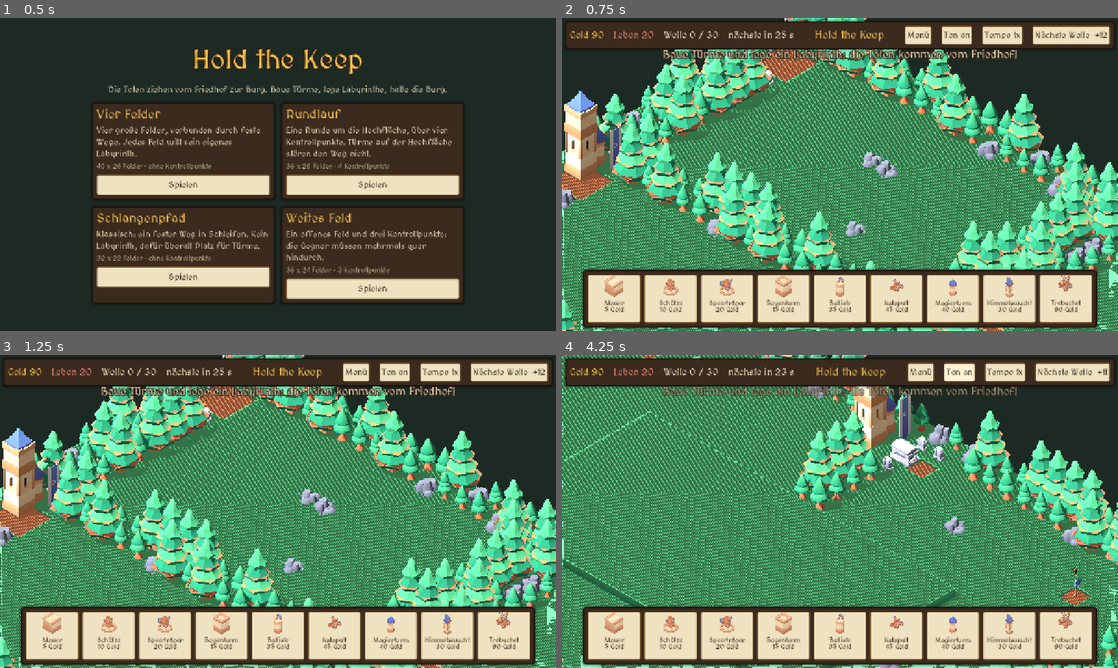
Above: before the commit, frames 1-4 (two rows, left to right).
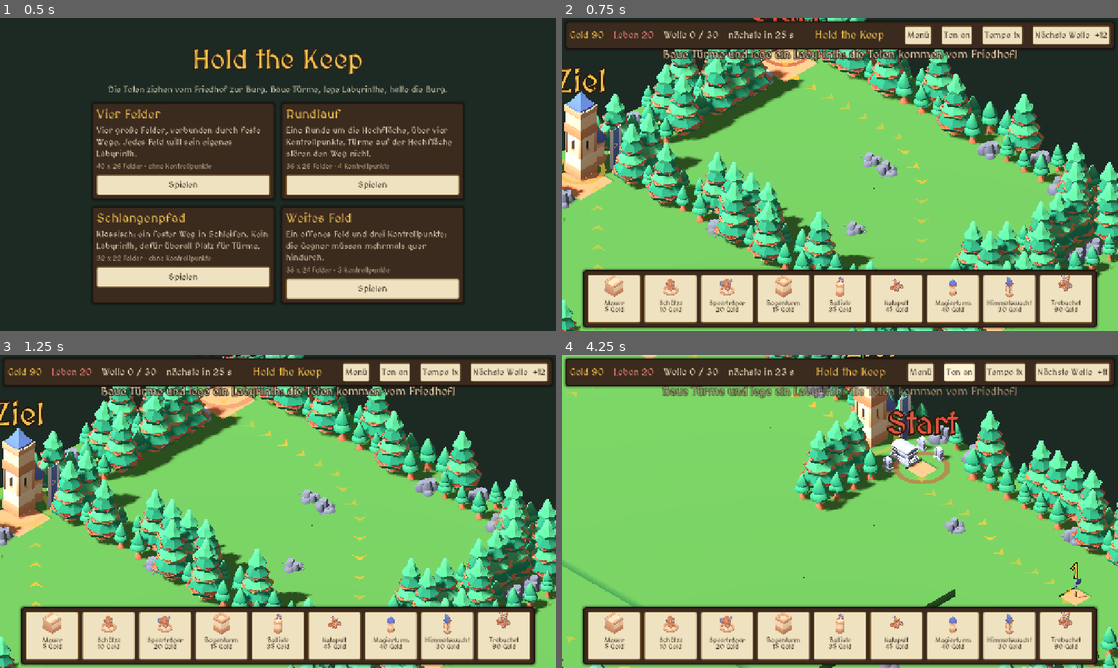
Above: after the commit, the same moments.

Repository: aikitori/hold-the-keep
Game: Godot game, scene res://scenes/menu.tscn
Same seed, same stepped clock (60 frames per second), same inputs: the game is played once before the commit and once after it.
Inputs:
- Up to frame 1 (0.5 s): no input
- Up to frame 2 (0.75 s): click "Spielen" at 0.5 s
- Up to frame 3 (1.25 s): no input
- Up to frame 4 (4.25 s): click "Menü" at 1.25 s; click "Spielen" at 2 s; click "Ton an" at 2.75 s; click "Ton aus" at 3.5 s

Frame 1 is identical in both runs. In frame 2, 42% of the frame differs, in the area x 0-100%, y 0-100%; in frame 3, 41%; in frame 4, 57%.

Commit message:
Figuren auf dem Handy sichtbar, Wegspur, Start und Ziel markiert
Skelett-Figuren (Mensch, Ork) werden vorab in Einzelbilder umgerechnet, weil
Handy-Browser kein Skinning zeichnen. Boden wirft keinen Schatten mehr (keine
Streifen und hellen Dreiecke), Schattenbereich deckt das ganze Bild ab.
Der Gegnerweg liegt als Pfeilspur auf dem Boden, beim Bauen mit Vorschau des
neuen Wegs. Große Schilder und pulsierende Ringe für Start und Ziel.

Co-Authored-By: Claude Opus 5.5 <noreply@anthropic.com>

Diff:
--- a/project.godot
+++ b/project.godot
@@ -34,3 +34,4 @@
 
 Sfx="*res://scripts/sfx.gd"
 UiScale="*res://scripts/ui_scale.gd"
+FigureStage="*res://scripts/figure_stage.gd"
--- a/scripts/board.gd
+++ b/scripts/board.gd
@@ -114,6 +114,16 @@
 	return BuildCheck.OK if ok else BuildCheck.BLOCKS_PATH
 
 
+## Ganzer Weg, als stünde auf `at` schon ein Turm (Vorschau beim Bauen).
+func full_path_with(at: Vector2i) -> Array[Vector2i]:
+	if map.cell(at) == MapData.Cell.HIGH or not walkable(at):
+		return full_path()
+	_astar.set_point_solid(at, true)
+	var path := full_path()
+	_astar.set_point_solid(at, false)
+	return path
+
+
 func place(at: Vector2i, tower: Variant) -> void:
 	towers[at] = tower
 	if map.cell(at) != MapData.Cell.HIGH:
--- a/scripts/camera_rig.gd
+++ b/scripts/camera_rig.gd
@@ -5,7 +5,7 @@
 
 const MIN_SIZE := 7.0
 const MAX_SIZE := 26.0
-const DISTANCE := 40.0
+const DISTANCE := 25.0
 
 var camera := Camera3D.new()
 var bounds := Rect2(0, 0, 40, 26)
--- a/scripts/dev/logic_test.gd
+++ b/scripts/dev/logic_test.gd
@@ -20,6 +20,14 @@
 	var board := Board.new(map)
 	var path := board.full_path()
 	_check(path.size() > 40 and path[-1] == map.keep, "Weg vom Friedhof zur Burg führt durch alle Felder (%d Schritte)" % path.size())
+	var grass_step := Vector2i(-1, -1)
+	for cell in path:
+		if map.cell(cell) == MapData.Cell.GRASS:
+			grass_step = cell
+			break
+	var preview := board.full_path_with(grass_step)
+	_check(not preview.has(grass_step) and preview[-1] == map.keep and board.full_path() == path,
+			"Wegvorschau umgeht das geplante Feld und ändert den Weg nicht")
 	_check(board.check_build(Vector2i(19, 10)) == Board.BuildCheck.NOT_GRASS, "Auf dem festen Weg kann nicht gebaut werden")
 	_check(board.check_build(Vector2i(0, 0)) == Board.BuildCheck.NOT_GRASS, "Im Wald kann nicht gebaut werden")
 	# Ausgang von Feld A (x 17, y 2..11) zumauern: der letzte Stein muss abgelehnt werden.
--- a/scripts/enemy.gd
+++ b/scripts/enemy.gd
@@ -25,7 +25,7 @@
 var _burn := 0.0
 var _burn_time := 0.0
 var _lift := 0.0
-var _anim: AnimationPlayer
+var _anim: Figure
 var _bob := randf() * TAU
 var _fire: Node3D
 
@@ -42,16 +42,12 @@
 	is_boss = def.get("boss", false)
 	air = def.get("air", false)
 	_lift = def["lift"]
-	var model := Models.make(def["model"])
+	_anim = Figure.create(def["model"])
 	var size: float = def.get("size", 1.0) * 1.15
-	model.scale = Vector3(size, size, size)
-	add_child(model)
-	for node in model.find_children("*", "AnimationPlayer", true, false):
-		_anim = node
-		break
-	if _anim != null and _anim.has_animation("walk"):
-		_anim.play("walk")
-		_anim.speed_scale = speed * 1.4
+	_anim.scale = Vector3(size, size, size)
+	add_child(_anim)
+	_anim.speed_scale = speed * 1.4
+	_anim.play("walk")
 	if air:
 		var shadow := MeshInstance3D.new()
 		var disc := CylinderMesh.new()
@@ -123,9 +119,8 @@
 	alive = false
 	game.enemy_killed(self)
 	Sfx.play_at(&"boss_die" if is_boss else &"bones" if kind == &"skeleton" else &"ghost" if air else &"die", position)
-	if _anim != null and _anim.has_animation("die"):
-		_anim.speed_scale = 1.0
-		_anim.play("die")
+	_anim.speed_scale = 1.0
+	_anim.play("die")
 	var tween := create_tween()
 	tween.tween_interval(0.7)
 	tween.tween_property(self, "scale", Vector3(0.01, 0.01, 0.01), 0.25)
--- /dev/null
+++ b/scripts/figure.gd
@@ -0,0 +1,120 @@
+class_name Figure
+extends Node3D
+## Animierte Figur. Figuren mit Skelett (Mini Dungeon) zeichnen manche Handy-Browser nicht: Skinning läuft
+## dort nicht. Darum werden ihre Animationen einmal vorab in feste Meshes umgerechnet und als Daumenkino
+## abgespielt. Figuren ohne Skelett (Graveyard Kit) behalten ihren AnimationPlayer.
+
+const FPS := 15.0
+const BAKED: Array[String] = ["walk", "idle", "die"]
+
+## key -> {anim: [ [Mesh je Teil], ... je Bild ]}
+static var _frames: Dictionary = {}
+## key -> [Transform3D je Teil]
+static var _parts: Dictionary = {}
+
+var speed_scale := 1.0
+var _key: String
+var _player: AnimationPlayer
+var _instances: Array[MeshInstance3D] = []
+var _anim := ""
+var _time := 0.0
+var _loop := true
+
+
+static func create(key: String) -> Figure:
+	var figure := Figure.new()
+	figure._key = key
+	var model := Models.make(key)
+	var skinned := false
+	for node in model.find_children("*", "MeshInstance3D", true, false):
+		skinned = skinned or (node as MeshInstance3D).skin != null
+	# Ohne Grafik (Tests mit --headless) gibt es kein Skelett zum Umrechnen.
+	if not skinned or DisplayServer.get_name() == "headless":
+		figure.add_child(model)
+		for node in model.find_children("*", "AnimationPlayer", true, false):
+			figure._player = node
+			break
+		return figure
+	model.free()
+	_bake(key)
+	for t: Transform3D in _parts[key]:
+		var part := MeshInstance3D.new()
+		part.transform = t
+		figure.add_child(part)
+		figure._instances.append(part)
+	figure._show(BAKED[1], 0)
+	return figure
+
+
+## Jede Animation in Bilder zu FPS zerlegen, jedes Bild als festes Mesh je Teil.
+static func _bake(key: String) -> void:
+	if _frames.has(key):
+		return
+	# Skinning braucht den Szenenbaum. Während die Hauptszene aufgebaut wird, nimmt root keine Kinder an,
+	# darum kommt das Modell unter den Autoload FigureStage.
+	var model := Models.make(key)
+	var stage: Node = (Engine.get_main_loop() as SceneTree).root.get_node("FigureStage")
+	stage.add_child(model)
+	var meshes: Array[MeshInstance3D] = []
+	var transforms: Array[Transform3D] = []
+	for node in model.find_children("*", "MeshInstance3D", true, false):
+		meshes.append(node)
+		transforms.append(Models._relative(node, model))
+	var player: AnimationPlayer = model.find_children("*", "AnimationPlayer", true, false)[0]
+	var anims := {}
+	for anim in BAKED:
+		var length := player.get_animation(anim).length
+		var count := maxi(2, roundi(length * FPS))
+		var frames: Array = []
+		player.play(anim)
+		for i in count:
+			player.seek(length * i / count if anim != "die" else length * i / (count - 1), true)
+			var parts: Array[Mesh] = []
+			for mi in meshes:
+				if mi.skin == null:
+					parts.append(mi.mesh)
+					continue
+				(mi.get_node(mi.skeleton) as Skeleton3D).force_update_all_bone_transforms()
+				var baked := mi.bake_mesh_from_current_skeleton_pose()
+				for surface in baked.get_surface_count():
+					baked.surface_set_material(surface, mi.get_active_material(surface))
+				parts.append(baked)
+			frames.append(parts)
+		anims[anim] = frames
+	_frames[key] = anims
+	_parts[key] = transforms
+	model.free()
+
+
+func has_animation(anim: String) -> bool:
+	return _player.has_animation(anim) if _player != null else _frames[_key].has(anim)
+
+
+func play(anim: String) -> void:
+	if _player != null:
+		_player.speed_scale = speed_scale
+		_player.play(anim)
+		return
+	_anim = anim
+	_time = 0.0
+	_loop = anim != "die"
+	_show(anim, 0)
+
+
+func _process(delta: float) -> void:
+	if _player != null:
+		_player.speed_scale = speed_scale
+		return
+	if _anim == "":
+		return
+	var frames: Array = _frames[_key][_anim]
+	_time += delta * speed_scale
+	var index := int(_time * FPS)
+	index = index % frames.size() if _loop else mini(index, frames.size() - 1)
+	_show(_anim, index)
+
+
+func _show(anim: String, index: int) -> void:
+	var parts: Array = _frames[_key][anim][index]
+	for i in _instances.size():
+		_instances[i].mesh = parts[i]
--- /dev/null
+++ b/scripts/figure_stage.gd
@@ -0,0 +1,3 @@
+extends Node3D
+## Leerer Platz im Szenenbaum (Autoload "FigureStage"), auf dem Figure Skelett-Figuren kurz aufstellt,
+## um ihre Animationen in feste Meshes umzurechnen.
--- a/scripts/main.gd
+++ b/scripts/main.gd
@@ -27,6 +27,7 @@
 var _ghost_id: StringName = &""
 var _ghost_cell := Vector2i(-99, -99)
 var _ring := MeshInstance3D.new()
+var _path_view := PathView.new()
 var _down_pos := Vector2.ZERO
 var _dragging := false
 var _pressed := false
@@ -45,6 +46,8 @@
 	rig.bounds = Rect2(0, 0, map.size.x - 1, map.size.y - 1)
 	add_child(rig)
 	rig.position = Board.world_of(map.spawn).lerp(Board.world_of(map.size / 2), 0.4)
+	add_child(_path_view)
+	_path_view.show_path(board.full_path())
 	_ring.mesh = _ring_mesh()
 	_ring.visible = false
 	add_child(_ring)
@@ -71,9 +74,11 @@
 func _build_lighting() -> void:
 	var sun := DirectionalLight3D.new()
 	sun.rotation_degrees = Vector3(-52, -25, 0)
-	sun.light_energy = 1.1
+	sun.light_energy = 1.0
 	sun.shadow_enabled = true
-	sun.directional_shadow_max_distance = 45.0
+	# Schatten müssen das ganze Bild abdecken (Kameraabstand plus Bildtiefe bei weitestem Zoom).
+	sun.directional_shadow_max_distance = CameraRig.DISTANCE + 60.0
+	sun.directional_shadow_blend_splits = true
 	add_child(sun)
 	var env := WorldEnvironment.new()
 	env.environment = Environment.new()
@@ -81,7 +86,7 @@
 	env.environment.background_color = Color("#1d2a24")
 	env.environment.ambient_light_source = Environment.AMBIENT_SOURCE_COLOR
 	env.environment.ambient_light_color = Color("#c9c2b4")
-	env.environment.ambient_light_energy = 0.55
+	env.environment.ambient_light_energy = 0.48
 	add_child(env)
 
 
@@ -137,6 +142,14 @@
 			multi.set_instance_transform(i, (list[i] as Transform3D) * (info[1] as Transform3D))
 		var node := MultiMeshInstance3D.new()
 		node.multimesh = multi
+		if key.begins_with("td/tile"):
+			# Flacher Boden wirft keinen Schatten: sonst beschattet er sich selbst (Streifen und Dreiecke).
+			node.cast_shadow = GeometryInstance3D.SHADOW_CASTING_SETTING_OFF
+		if key == "td/tile":
+			# Kenney-Gras ist sehr hell mintgrün, etwas satter und dunkler wirkt es mehr wie Wiese.
+			var grass: StandardMaterial3D = (info[0] as Mesh).surface_get_material(0).duplicate()
+			grass.albedo_color = Color(0.9, 0.74, 0.52)
+			node.material_override = grass
 		add_child(node)
 
 
@@ -185,6 +198,8 @@
 		number.outline_size = 18
 		number.modulate = Hud.GOLD
 		number.billboard = BaseMaterial3D.BILLBOARD_ENABLED
+		number.pixel_size = 0.009
+		number.no_depth_test = true
 		number.position = Board.world_of(map.waypoints[i], 1.4)
 		add_child(number)
 	var crypt := Models.make("graveyard/crypt")
@@ -197,6 +212,49 @@
 			var stone := Models.make(["graveyard/gravestone-cross", "graveyard/gravestone-round", "graveyard/lantern-candle"][_hash(at) % 3])
 			stone.position = Board.world_of(at, 0.2)
 			add_child(stone)
+	_beacon(map.spawn, "Start", Color("#e0533d"), 2.2)
+	_beacon(map.keep, "Ziel", Hud.GOLD, y + 0.6)
+
+
+## Deutliche Marke: Schild über dem Feld (immer sichtbar, auch hinter Türmen) und ein pulsierender Ring.
+func _beacon(at: Vector2i, text: String, color: Color, height: float) -> void:
+	var label := Label3D.new()
+	label.text = text
+	label.font = Hud.FONT
+	label.font_size = 120
+	label.outline_size = 26
+	label.outline_modulate = Hud.INK
+	label.modulate = color
+	label.pixel_size = 0.011
+	label.billboard = BaseMaterial3D.BILLBOARD_ENABLED
+	label.no_depth_test = true
+	label.render_priority = 2
+	label.outline_render_priority = 1
+	label.position = Board.world_of(at, height)
+	add_child(label)
+	var ring := MeshInstance3D.new()
+	var torus := TorusMesh.new()
+	torus.inner_radius = 0.8
+	torus.outer_radius = 1.0
+	torus.rings = 48
+	var material := StandardMaterial3D.new()
+	material.shading_mode = BaseMaterial3D.SHADING_MODE_UNSHADED
+	material.transparency = BaseMaterial3D.TRANSPARENCY_ALPHA
+	material.albedo_color = Color(color, 0.8)
+	torus.material = material
+	ring.mesh = torus
+	ring.scale = Vector3(1, 0.05, 1)
+	ring.cast_shadow = GeometryInstance3D.SHADOW_CASTING_SETTING_OFF
+	ring.position = Board.world_of(at, 0.23)
+	add_child(ring)
+	var pulse := ring.create_tween().set_loops()
+	pulse.tween_property(ring, "scale", Vector3(1.5, 0.05, 1.5), 0.9).set_trans(Tween.TRANS_SINE)
+	pulse.parallel().tween_property(material, "albedo_color:a", 0.15, 0.9)
+	pulse.tween_property(ring, "scale", Vector3(1, 0.05, 1), 0.0)
+	pulse.parallel().tween_property(material, "albedo_color:a", 0.8, 0.0)
+	var bob := label.create_tween().set_loops()
+	bob.tween_property(label, "position:y", height + 0.25, 0.8).set_trans(Tween.TRANS_SINE)
+	bob.tween_property(label, "position:y", height, 0.8).set_trans(Tween.TRANS_SINE)
 
 
 func _ring_mesh() -> Mesh:
@@ -303,6 +361,7 @@
 
 
 func _on_board_changed() -> void:
+	_path_view.show_path(board.full_path())
 	for enemy in enemies:
 		if enemy.alive:
 			enemy.repath()
@@ -426,6 +485,7 @@
 	_ghost_id = id
 	_ghost_cell = Vector2i(-99, -99)
 	_ring.visible = false
+	_path_view.show_path(board.full_path())
 	if id == &"":
 		return
 	_ghost = Tower.build_model(id, 1)
@@ -442,6 +502,10 @@
 	_ghost.position = Board.world_of(at, Tower.HIGH - Tower.GROUND if map.cell(at) == MapData.Cell.HIGH else 0.0)
 	var ok: bool = board.check_build(at, walkers()) == Board.BuildCheck.OK and gold >= Defs.TOWERS[_ghost_id]["cost"]
 	Models.tint(_ghost, Color(0.4, 1.0, 0.5, 0.55) if ok else Color(1.0, 0.3, 0.25, 0.55))
+	if ok:
+		_path_view.show_path(board.full_path_with(at), true)
+	else:
+		_path_view.show_path(board.full_path())
 	_show_ring(_ghost.position, Defs.tower_range(_ghost_id, 1))
 	_ring.visible = _ghost.visible and Defs.tower_range(_ghost_id, 1) > 0.0
 
--- /dev/null
+++ b/scripts/path_view.gd
@@ -0,0 +1,71 @@
+class_name PathView
+extends Node3D
+## Weg der Bodengegner als Pfeile auf dem Boden. Ein Lichtlauf wandert in Laufrichtung. Beim Bauen zeigt
+## eine helle Vorschau den Weg, der mit dem neuen Turm entstehen würde.
+
+const HEIGHT := 0.215  # knapp über der Bodenkachel
+const COLOR := Color(1.0, 0.8, 0.25)
+const PREVIEW_COLOR := Color(0.75, 0.95, 1.0)
+const FLOW_SPEED := 6.0  # Felder pro Sekunde
+
+var _multi := MultiMesh.new()
+var _count := 0
+var _color := COLOR
+var _time := 0.0
+
+
+func _ready() -> void:
+	_multi.transform_format = MultiMesh.TRANSFORM_3D
+	_multi.use_colors = true
+	_multi.mesh = _arrow_mesh()
+	var node := MultiMeshInstance3D.new()
+	node.multimesh = _multi
+	node.cast_shadow = GeometryInstance3D.SHADOW_CASTING_SETTING_OFF
+	add_child(node)
+
+
+## Pfeil als flaches Dreieck-Paar (Winkel), Spitze zeigt nach +z.
+func _arrow_mesh() -> Mesh:
+	var st := SurfaceTool.new()
+	st.begin(Mesh.PRIMITIVE_TRIANGLES)
+	var points := [Vector3(0, 0, 0.32), Vector3(0.3, 0, -0.1), Vector3(0, 0, 0.06),
+			Vector3(0, 0, 0.32), Vector3(0, 0, 0.06), Vector3(-0.3, 0, -0.1)]
+	for p: Vector3 in points:
+		st.set_normal(Vector3.UP)
+		st.add_vertex(p)
+	var material := StandardMaterial3D.new()
+	material.shading_mode = BaseMaterial3D.SHADING_MODE_UNSHADED
+	material.transparency = BaseMaterial3D.TRANSPARENCY_ALPHA
+	material.vertex_color_use_as_albedo = true
+	material.cull_mode = BaseMaterial3D.CULL_DISABLED
+	st.set_material(material)
+	return st.commit()
+
+
+func show_path(path: Array[Vector2i], preview := false) -> void:
+	_color = PREVIEW_COLOR if preview else COLOR
+	_count = maxi(0, path.size() - 1)
+	_multi.instance_count = _count
+	for i in _count:
+		var from := Board.world_of(path[i], HEIGHT)
+		var to := Board.world_of(path[i + 1], HEIGHT)
+		var dir := to - from
+		var basis := Basis(Vector3.UP, atan2(dir.x, dir.z))
+		_multi.set_instance_transform(i, Transform3D(basis, from.lerp(to, 0.5)))
+	_update_colors()
+
+
+func _process(delta: float) -> void:
+	_time += delta
+	_update_colors()
+
+
+func _update_colors() -> void:
+	# Heller Puls alle 8 Felder, der mit FLOW_SPEED Richtung Burg läuft.
+	var head := fposmod(_time * FLOW_SPEED, 8.0)
+	for i in _count:
+		var d := fposmod(i - head, 8.0)
+		var glow := maxf(0.0, 1.0 - minf(d, 8.0 - d) / 2.0)
+		var color := _color
+		color.a = 0.55 + 0.45 * glow
+		_multi.set_instance_color(i, color)
--- a/scripts/tower.gd
+++ b/scripts/tower.gd
@@ -59,12 +59,10 @@
 	root.add_child(weapon)
 	var grow := 1.0 + 0.12 * (tower_level - 1) + (0.15 if spec != &"" else 0.0)
 	if def.has("unit"):
-		var unit := Models.make(def["unit"])
+		var unit := Figure.create(def["unit"])
 		unit.scale = Vector3.ONE * 1.1 * grow
 		weapon.add_child(unit)
-		for node in unit.find_children("*", "AnimationPlayer", true, false):
-			if (node as AnimationPlayer).has_animation("idle"):
-				(node as AnimationPlayer).play("idle")
+		unit.play("idle")
 		var side := 1.0
 		var props: Array = def.get("props", [])
 		if spec in [&"knight", &"pike"]:
Not shown, added: scripts/figure.gd.uid
Not shown, added: scripts/figure_stage.gd.uid
Not shown, added: scripts/path_view.gd.uid
Not shown, changed: CLAUDE.md
Not shown, changed: docs/GAME_DESIGN.md
